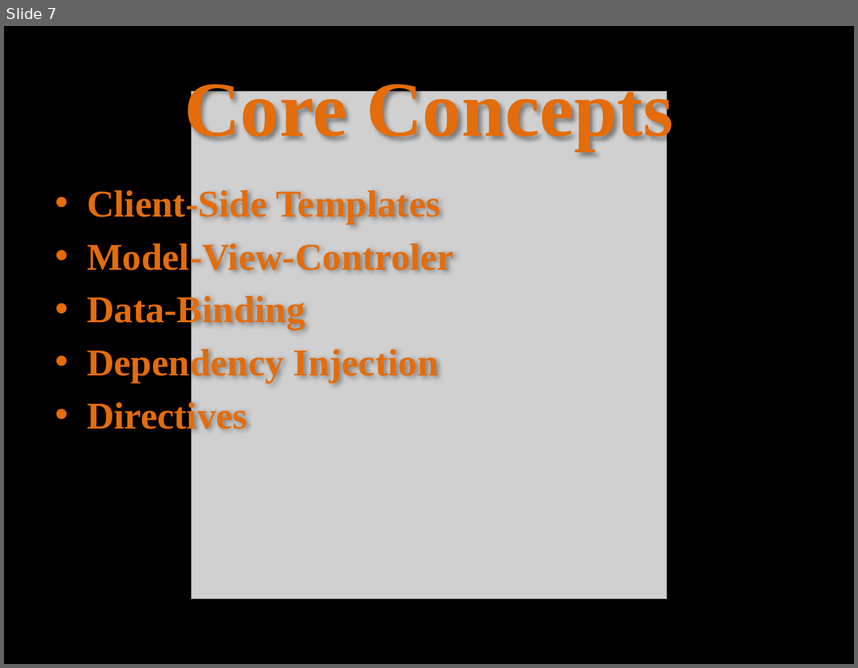
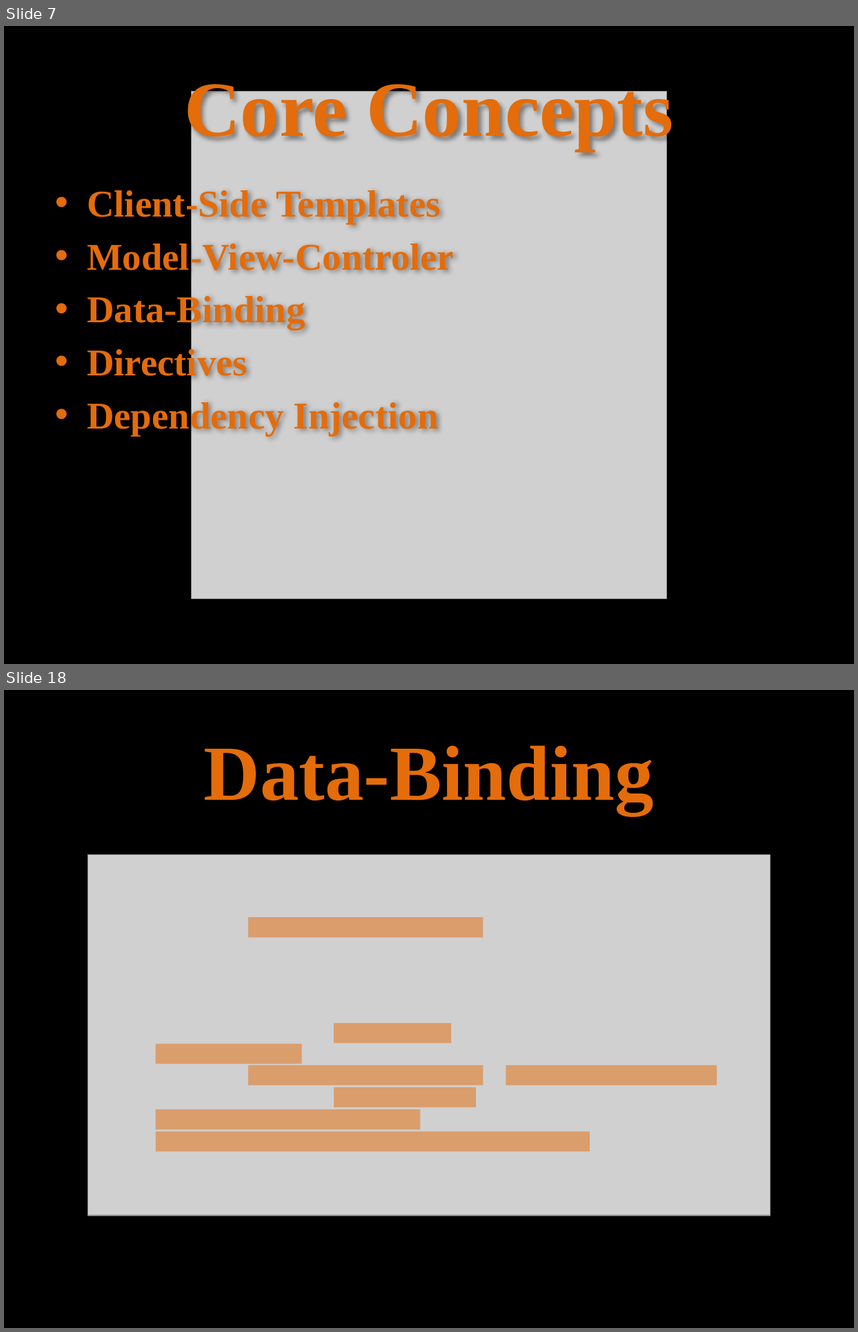
Before and after one commit to hudo/TGGCon2014, a slide deck: docs/006 I - AngularJS.pptx. Shown one above the other, each under a label of ours: slide 7 before the commit, slides 7 and 18 after it; the slides between them are not shown. The pictures are 858x668 and 858x1332 pixels, drawn with LibreOffice and Linux fonts; fonts in the diff are those of the drawing; grey boxes stand for pictures. Boxes give left, top, right and bottom in pixels: in the first picture for what was removed or moved away, otherwise in the second. Text is boxed around its words. In the diff, an @@ line names an element or a change of style, - is before the commit and + after.

```diff
--- a/docs/006 I - AngularJS.pptx
+++ b/docs/006 I - AngularJS.pptx
@@ slide 18 added at (4,690,854,1328), background #000000 @@
@@ title added at (204,745,654,814), 66 pt, text #E46C0A, bold @@
+Data-Binding
@@ picture added at (87,855,770,1215) @@
@@ rectangle added at (248,917,483,938), fill #E46C0A at 50% opacity @@
@@ rectangle added at (334,1023,451,1044), fill #E46C0A at 50% opacity @@
@@ rectangle added at (155,1044,301,1064), fill #E46C0A at 50% opacity @@
@@ rectangle added at (248,1065,483,1085), fill #E46C0A at 50% opacity @@
@@ rectangle added at (506,1065,716,1085), fill #E46C0A at 50% opacity @@
@@ rectangle added at (334,1087,476,1107), fill #E46C0A at 50% opacity @@
@@ rectangle added at (155,1109,419,1130), fill #E46C0A at 50% opacity @@
@@ rectangle added at (155,1131,590,1152), fill #E46C0A at 50% opacity @@
@@ slide 7 changed as well @@
@@ text at (87,346,248,383): paragraph added @@
+• Directives
@@ text at (87,399,248,435): paragraph removed @@
-• Directives
```
Also in this commit, not shown: 4 other slides changed, 12 other slides added, 1 other file.
